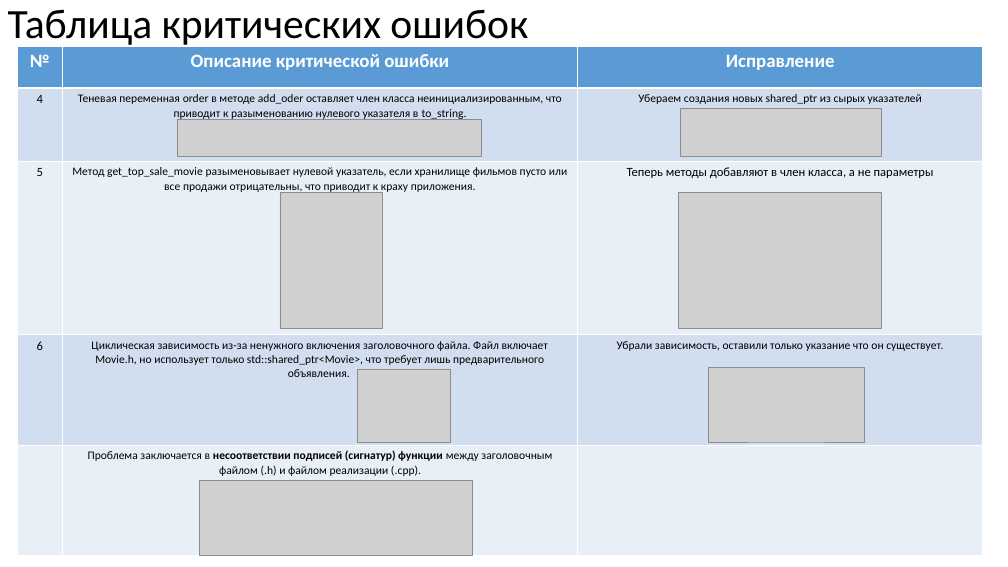
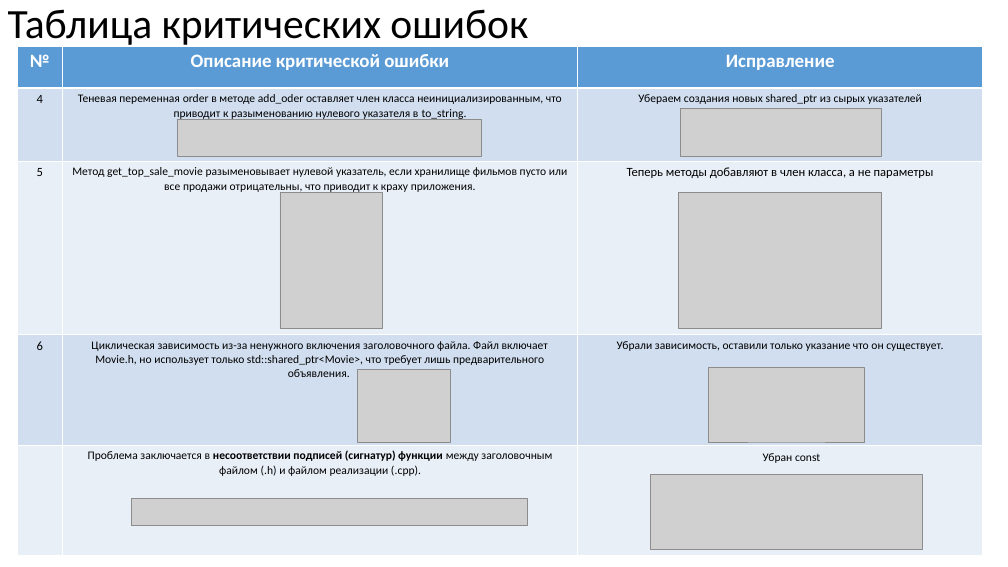
Before and after one commit to NebovarenkovStepan/ReverseEngineering_TKI_341, a slide deck: slide 18 of Task7/Лр7_KodusAI Небоваренков Зверь.pptx. Drawn at 1008x567 pixels with LibreOffice and Linux fonts; fonts in the diff are those of the drawing; grey boxes stand for pictures. Boxes give left, top, right and bottom in pixels: in the first picture for what was removed or moved away, otherwise in the second. Text is boxed around its words. In the diff, an @@ line names an element or a change of style, - is before the commit and + after.

```diff
--- a/Task7/Лр7_KodusAI Небоваренков Зверь.pptx
+++ b/Task7/Лр7_KodusAI Небоваренков Зверь.pptx
@@ picture: place and size @@
-picture at [200,480,472,556]
+picture at [650,474,923,550]
@@ text added at [763,453,820,463], 11 pt, text #000000 @@
+Убран const
@@ picture added at [132,499,528,526] @@
@@ page number added at [819,534,832,549], 12 pt, text #8C8C8C @@
+18
```
Also in this commit, not shown: 1 other slide changed.
